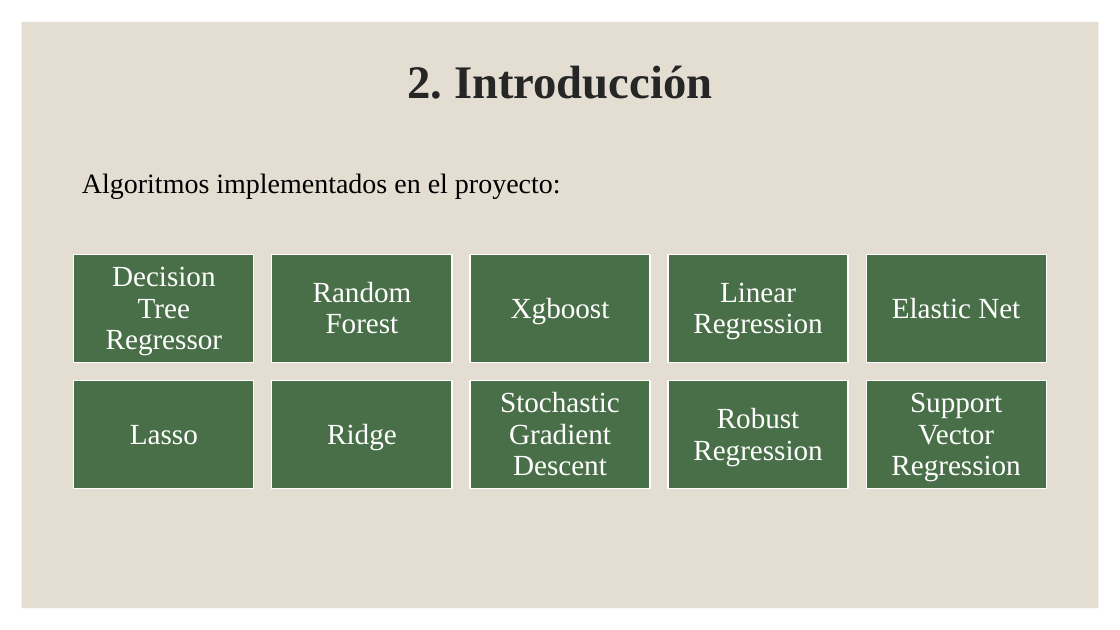
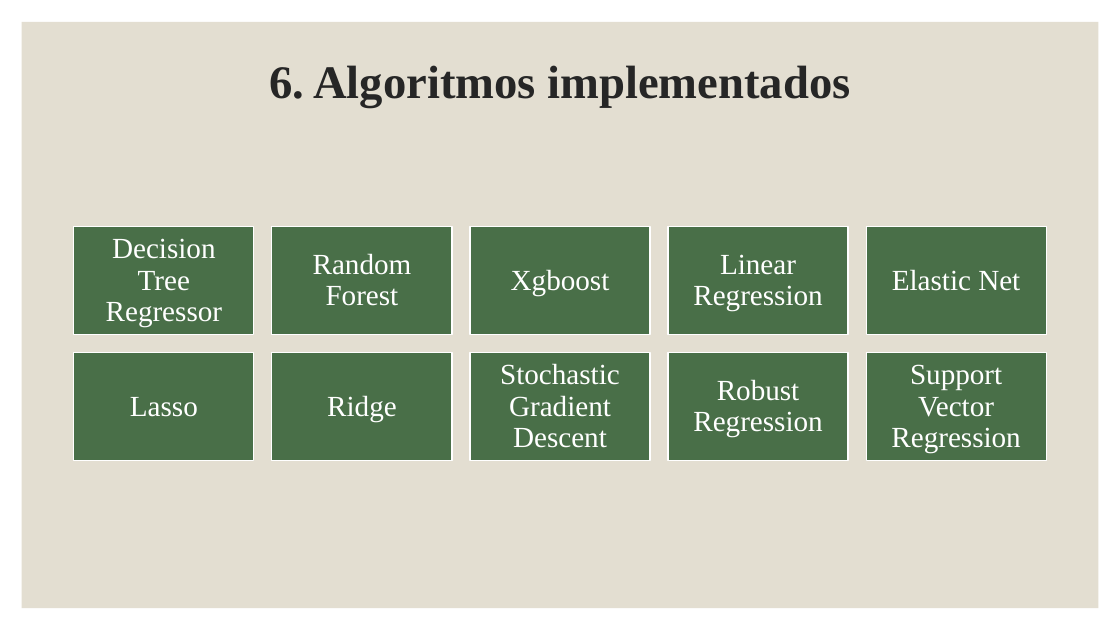
Before and after one commit to jperezlf/MPAIOT, a slide deck: slide 8 of Doc/Presentación TFG.pptx (slide 5 before the commit). Drawn at 1120x630 pixels with LibreOffice and Linux fonts; fonts in the diff are those of the drawing. Boxes give left, top, right and bottom in pixels: in the first picture for what was removed or moved away, otherwise in the second. Text is boxed around its words. In the diff, an @@ line names an element or a change of style, - is before the commit and + after.

```diff
--- a/Doc/Presentación TFG.pptx
+++ b/Doc/Presentación TFG.pptx
@@ title at (269, 65, 851, 108): text changed @@
-2. Introducción
+6. Algoritmos implementados
@@ text removed at (82, 173, 561, 199) @@
-Algoritmos implementados en el proyecto:
@@ 10 texts, 10 rectangles: place and size @@
-10 texts, 10 rectangles at (74, 255, 1046, 489)
+10 texts, 10 rectangles at (74, 227, 1046, 461)
```
Also in this commit, not shown: 17 other slides changed, 2 slides added, 6 slides removed.
